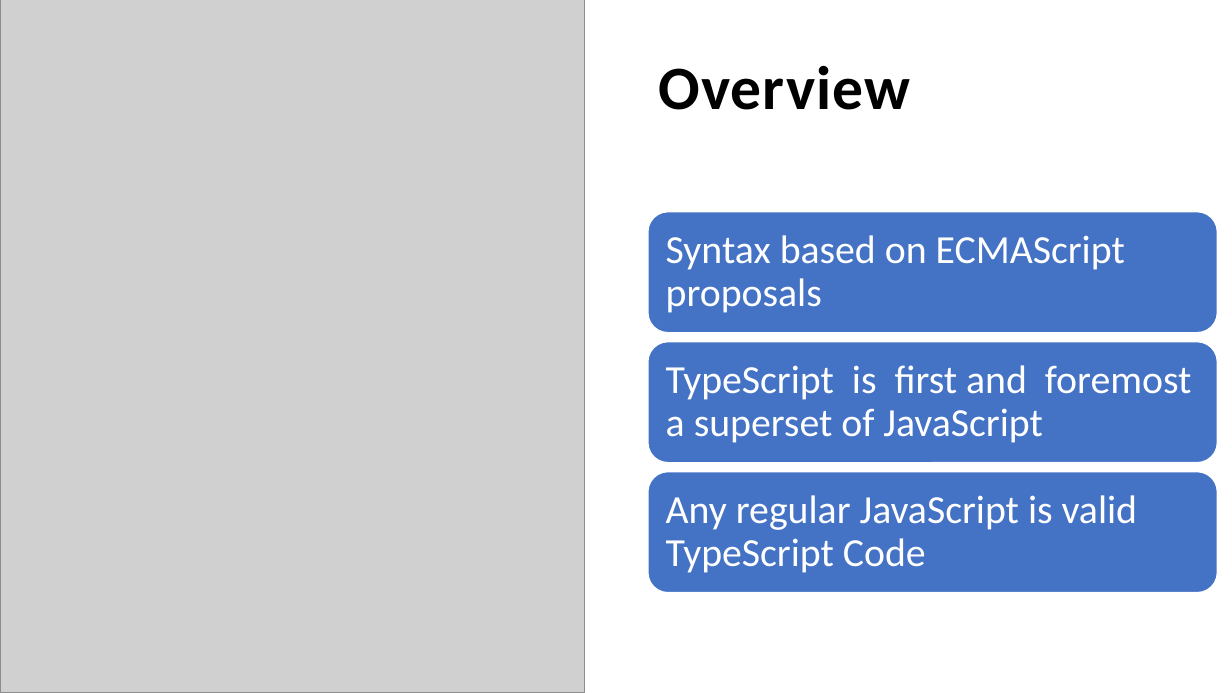
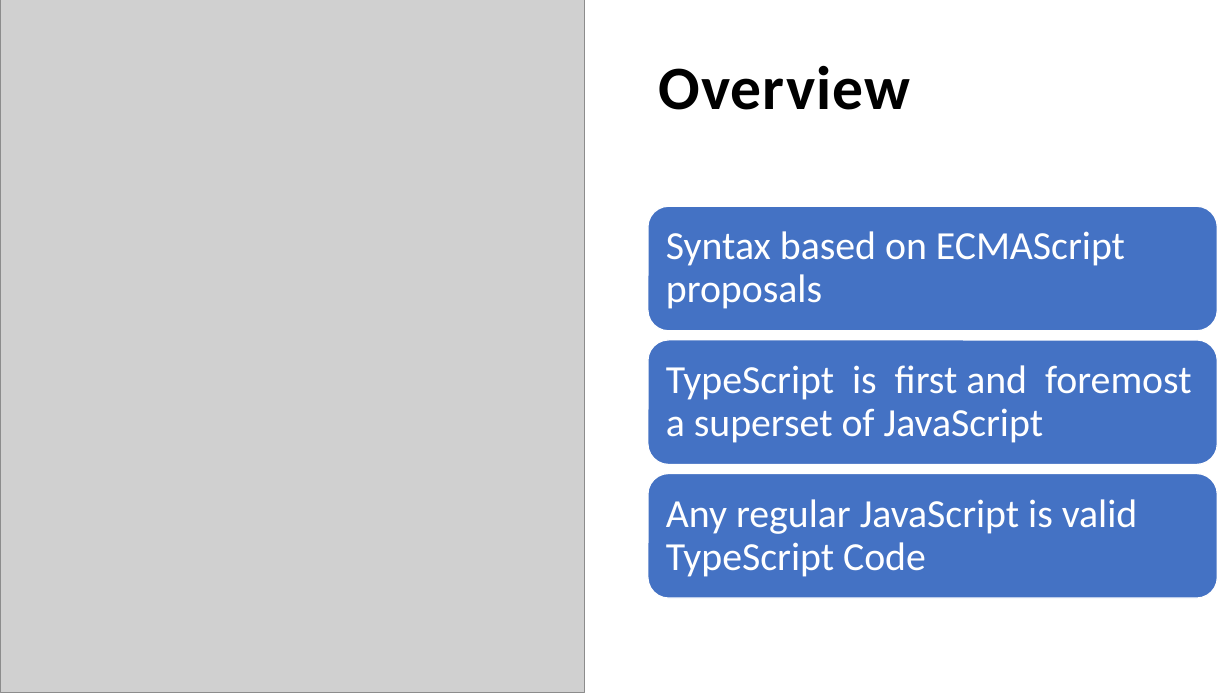
Before and after one commit to explore-with-manish/BFL_Byte_Jul23, a slide deck: slide 4 of Ng-Byte.pptx. Drawn at 1232x693 pixels with LibreOffice and Linux fonts; fonts in the diff are those of the drawing; grey boxes stand for pictures. Boxes give left, top, right and bottom in pixels: in the first picture for what was removed or moved away, otherwise in the second. Text is boxed around its words. In the diff, an @@ line names an element or a change of style, - is before the commit and + after.

```diff
--- a/Ng-Byte.pptx
+++ b/Ng-Byte.pptx
@@ rounded rectangle: place and size @@
-rounded rectangle at box(648, 212, 1217, 333)
+rounded rectangle at box(648, 206, 1217, 331)
@@ text "Syntax based on ECMAScript proposals": place and size @@
-text "Syntax based on ECMAScript proposals" at box(666, 235, 1125, 313)
+text "Syntax based on ECMAScript proposals" at box(666, 231, 1125, 309)
@@ rounded rectangle: place and size @@
-rounded rectangle at box(648, 471, 1217, 592)
+rounded rectangle at box(648, 473, 1217, 598)
@@ text "Any regular JavaScript is valid ...": place and size @@
-text "Any regular JavaScript is valid ..." at box(666, 495, 1137, 573)
+text "Any regular JavaScript is valid ..." at box(666, 499, 1137, 577)
```
Also in this commit, not shown: 3 slides added, 10 other files.
